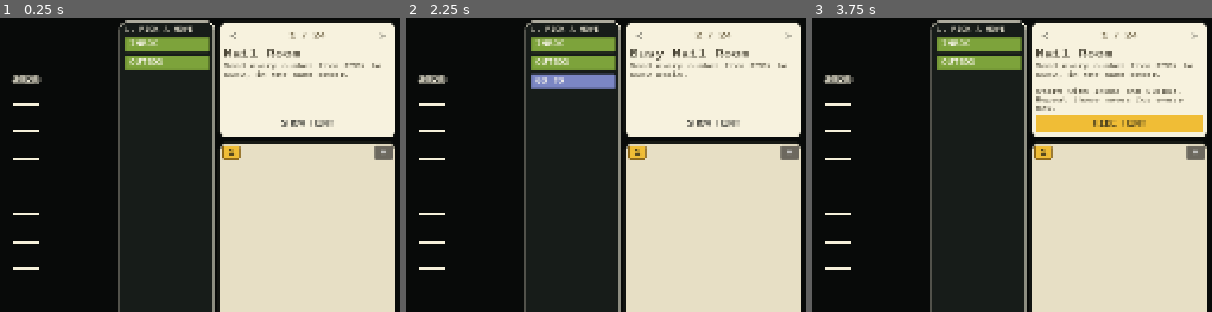
Above: before the commit, frames 1-3 (left to right).
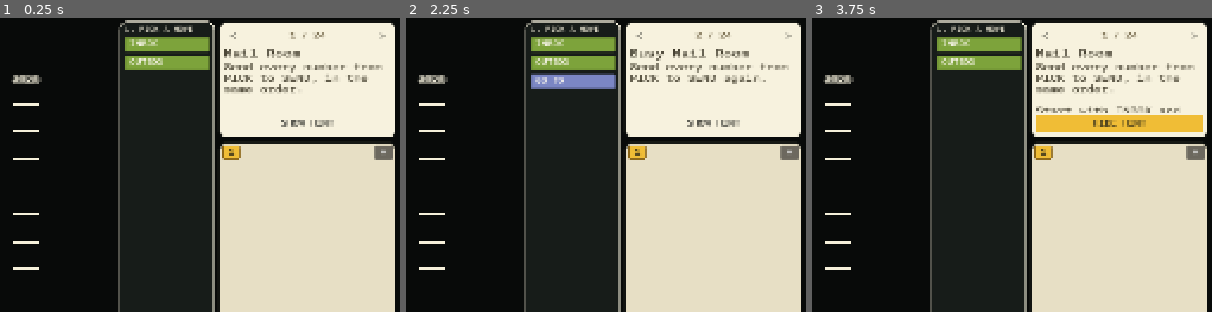
Above: after the commit, the same moments.

Repository: skdigilit/Human-Computer-Machine
Game: Godot game, scene res://game_main.tscn
The game is run twice, just before and just after one commit, with the same random seed, the same clock (stepped at 60 frames per second) and the same inputs.
Inputs:
- Up to frame 1 (0.25 s): no input
- Up to frame 2 (2.25 s): click "RUN" at 0.5 s; click "STEP" at 1.25 s; click ">" at 2 s
- Up to frame 3 (3.75 s): click "<" at 2.75 s; click "SHOW HINT" at 3.5 s
The pictures show only the part of the screen within x 50-100%, y 0-50%; the shares and areas given below are measured in that part.

The runs differ from the first frame. In frame 1, 1.3% of the frame differs, in the area x 56-96%, y 15-26%; in frame 2, 0.9%; in frame 3, 2.2%, in the area x 56-96%, y 15-33%.

Commit message:
resizeable ui boxes

Diff:
--- a/src/Game.gd
+++ b/src/Game.gd
@@ -15,7 +15,7 @@
 const ROOM_WIDTH_RATIO := 0.64
 const PALETTE_WIDTH_RATIO := 0.12
 const CONTROL_HEIGHT_RATIO := 0.10
-const BRIEFING_HEIGHT_RATIO := 0.30
+const BRIEFING_HEIGHT_RATIO := 0.25
 const MIN_ROOM_WIDTH := 720.0
 const MIN_PALETTE_WIDTH := 180.0
 const MIN_EDITOR_WIDTH := 330.0
@@ -24,6 +24,11 @@
 const MIN_PROGRAM_HEIGHT := 260.0
 const MAX_PROGRAM_PAGES := 3
 const DEFAULT_SAVE_PATH := "user://instruction_pages.json"
+const RESIZE_EDGE_THICKNESS := 10.0
+const RESIZE_NONE := 0
+const RESIZE_PALETTE_SPLIT := 1
+const RESIZE_EDITOR_SPLIT := 2
+const RESIZE_ROOM_SPLIT := 3
 
 var _level: Level
 var _levels: Array[Level] = []
@@ -43,6 +48,8 @@
 var _win_banner: Label
 var _room_visual_size: Vector2 = Vector2.ZERO
 var _palette_sidebar_ratio: float = 0.0
+var _editor_question_ratio: float = BRIEFING_HEIGHT_RATIO
+var _resize_kind: int = RESIZE_NONE
 
 var _running: bool = false
 var _busy: bool = false
@@ -76,19 +83,20 @@
 		_layout_panels(get_viewport_rect().size)
 
 func _input(event: InputEvent) -> void:
-	if not (event is InputEventKey):
-		return
-	var key := event as InputEventKey
-	if not key.pressed or key.echo:
-		return
-	if _is_scale_up_key(key):
-		if VisualTheme.adjust_user_ui_scale(1):
-			_apply_ui_scale()
-		accept_event()
-	elif _is_scale_down_key(key):
-		if VisualTheme.adjust_user_ui_scale(-1):
-			_apply_ui_scale()
-		accept_event()
+	if _handle_resize_input(event):
+		return
+	if event is InputEventKey:
+		var key := event as InputEventKey
+		if not key.pressed or key.echo:
+			return
+		if _is_scale_up_key(key):
+			if VisualTheme.adjust_user_ui_scale(1):
+				_apply_ui_scale()
+			accept_event()
+		elif _is_scale_down_key(key):
+			if VisualTheme.adjust_user_ui_scale(-1):
+				_apply_ui_scale()
+			accept_event()
 
 # --- Construction -------------------------------------------------------------
 
@@ -165,7 +173,7 @@
 	var editor_width: float = widths[2]
 
 	var editor_stack_height := maxf(1.0, top_height - gap)
-	var briefing_height := editor_stack_height * 0.25
+	var briefing_height := editor_stack_height * _clamped_editor_question_ratio(editor_stack_height)
 	var program_height := editor_stack_height - briefing_height
 
 	_room.position = Vector2(gap, gap)
@@ -197,10 +205,29 @@
 	var base_right_width := maxf(1.0, content_width - base_room_width)
 	var right_width := clampf(base_right_width * ui_scale, 1.0, content_width - room_min)
 	var room_width := content_width - right_width
-	var palette_ratio := clampf(_palette_sidebar_ratio, 0.18, 0.42)
+	var ratio_bounds := _palette_sidebar_ratio_bounds(right_width)
+	var palette_ratio := clampf(_palette_sidebar_ratio, ratio_bounds.x, ratio_bounds.y)
 	var palette_width := right_width * palette_ratio
 	var editor_width := right_width - palette_width
 	return [room_width, palette_width, editor_width]
+
+func _palette_sidebar_ratio_bounds(right_width: float) -> Vector2:
+	if right_width <= 1.0:
+		return Vector2(0.12, 0.88)
+	var min_ratio := clampf(_min_palette_width() / right_width, 0.12, 0.65)
+	var max_ratio := clampf(1.0 - _min_editor_width() / right_width, 0.35, 0.88)
+	if min_ratio > max_ratio:
+		return Vector2(0.12, 0.88)
+	return Vector2(min_ratio, max_ratio)
+
+func _clamped_editor_question_ratio(stack_height: float) -> float:
+	if stack_height <= 1.0:
+		return BRIEFING_HEIGHT_RATIO
+	var min_ratio := clampf(_min_briefing_height() / stack_height, 0.12, 0.80)
+	var max_ratio := clampf(1.0 - _min_program_height() / stack_height, 0.20, 0.88)
+	if min_ratio > max_ratio:
+		return clampf(_editor_question_ratio, 0.12, 0.88)
+	return clampf(_editor_question_ratio, min_ratio, max_ratio)
 
 func _panel_gap() -> float:
 	return VisualTheme.scaled(PANEL_GAP, 4.0, 36.0)
@@ -261,6 +288,124 @@
 			return true
 	return false
 
+func _handle_resize_input(event: InputEvent) -> bool:
+	if event is InputEventMouseButton:
+		var button := event as InputEventMouseButton
+		if button.button_index != MOUSE_BUTTON_LEFT:
+			return false
+		if button.pressed:
+			_resize_kind = _resize_edge_at(button.position, _event_resize_modifier_pressed(button))
+			if _resize_kind != RESIZE_NONE:
+				accept_event()
+				return true
+		elif _resize_kind != RESIZE_NONE:
+			_resize_kind = RESIZE_NONE
+			_update_resize_cursor(button.position, _event_resize_modifier_pressed(button))
+			accept_event()
+			return true
+	elif event is InputEventMouseMotion:
+		var motion := event as InputEventMouseMotion
+		if _resize_kind != RESIZE_NONE:
+			_apply_panel_resize(motion.position)
+			accept_event()
+			return true
+		_update_resize_cursor(motion.position, _event_resize_modifier_pressed(motion))
+	return false
+
+func _event_resize_modifier_pressed(event: InputEventWithModifiers) -> bool:
+	return event.ctrl_pressed or event.meta_pressed
+
+func _resize_edge_at(mouse_position: Vector2, modifier_pressed: bool) -> int:
+	if not modifier_pressed:
+		return RESIZE_NONE
+	var edge := _resize_edge_thickness()
+	if _horizontal_edge_hit(_briefing, mouse_position, true, edge) or _horizontal_edge_hit(_program_list, mouse_position, false, edge):
+		return RESIZE_EDITOR_SPLIT
+	if _vertical_edge_hit(_palette, mouse_position, false, edge):
+		return RESIZE_ROOM_SPLIT
+	if _vertical_edge_hit(_palette, mouse_position, true, edge):
+		return RESIZE_PALETTE_SPLIT
+	return RESIZE_NONE
+
+func _update_resize_cursor(mouse_position: Vector2, modifier_pressed: bool) -> void:
+	match _resize_edge_at(mouse_position, modifier_pressed):
+		RESIZE_PALETTE_SPLIT, RESIZE_ROOM_SPLIT:
+			Input.set_default_cursor_shape(Input.CURSOR_HSIZE)
+		RESIZE_EDITOR_SPLIT:
+			Input.set_default_cursor_shape(Input.CURSOR_VSIZE)
+		_:
+			Input.set_default_cursor_shape(Input.CURSOR_ARROW)
+
+func _resize_edge_thickness() -> float:
+	return VisualTheme.scaled(RESIZE_EDGE_THICKNESS, 6.0, 32.0)
+
+func _horizontal_edge_hit(control: Control, mouse_position: Vector2, bottom_edge: bool, edge: float) -> bool:
+	if control == null:
+		return false
+	var rect := control.get_global_rect()
+	var y := rect.end.y if bottom_edge else rect.position.y
+	return (
+		absf(mouse_position.y - y) <= edge
+		and mouse_position.x >= rect.position.x - edge
+		and mouse_position.x <= rect.end.x + edge
+	)
+
+func _vertical_edge_hit(control: Control, mouse_position: Vector2, right_edge: bool, edge: float) -> bool:
+	if control == null:
+		return false
+	var rect := control.get_global_rect()
+	var x := rect.end.x if right_edge else rect.position.x
+	return (
+		absf(mouse_position.x - x) <= edge
+		and mouse_position.y >= rect.position.y - edge
+		and mouse_position.y <= rect.end.y + edge
+	)
+
+func _apply_panel_resize(mouse_position: Vector2) -> void:
+	match _resize_kind:
+		RESIZE_PALETTE_SPLIT:
+			_resize_palette_split(mouse_position)
+		RESIZE_EDITOR_SPLIT:
+			_resize_editor_split(mouse_position)
+		RESIZE_ROOM_SPLIT:
+			_resize_room_split(mouse_position)
+	_layout_panels(get_viewport_rect().size)
+
+func _resize_palette_split(mouse_position: Vector2) -> void:
+	var right_width := _palette.size.x + _program_list.size.x
+	if right_width <= 1.0:
+		return
+	var palette_width := mouse_position.x - _palette.position.x
+	var ratio_bounds := _palette_sidebar_ratio_bounds(right_width)
+	_palette_sidebar_ratio = clampf(palette_width / right_width, ratio_bounds.x, ratio_bounds.y)
+
+func _resize_room_split(mouse_position: Vector2) -> void:
+	var viewport_size := get_viewport_rect().size
+	var gap := _panel_gap()
+	var content_width := maxf(1.0, viewport_size.x - gap * 4.0)
+	var right_min_width := _min_palette_width() + _min_editor_width()
+	var room_min_width := minf(_min_room_width(), maxf(320.0, content_width * 0.24))
+	var room_max_width := maxf(room_min_width, content_width - right_min_width)
+	var desired_room_width := clampf(mouse_position.x - gap * 2.0, room_min_width, room_max_width)
+	var ui_scale := VisualTheme.effective_ui_scale()
+	var desired_right_width := maxf(1.0, content_width - desired_room_width)
+	var base_room_width := content_width - desired_right_width / ui_scale
+	_room_visual_size.x = clampf(base_room_width, room_min_width, room_max_width)
+
+func _resize_editor_split(mouse_position: Vector2) -> void:
+	var stack_top := _briefing.position.y
+	var stack_height := _briefing.size.y + _program_list.size.y
+	if stack_height <= 1.0:
+		return
+	_editor_question_ratio = _clamped_ratio_for_height(mouse_position.y - stack_top, stack_height)
+
+func _clamped_ratio_for_height(height: float, stack_height: float) -> float:
+	var min_ratio := clampf(_min_briefing_height() / stack_height, 0.12, 0.80)
+	var max_ratio := clampf(1.0 - _min_program_height() / stack_height, 0.20, 0.88)
+	if min_ratio > max_ratio:
+		return clampf(height / stack_height, 0.12, 0.88)
+	return clampf(height / stack_height, min_ratio, max_ratio)
+
 func _wire_signals() -> void:
 	_control_bar.reset_requested.connect(_on_reset)
 	_control_bar.step_requested.connect(_on_step)
--- a/src/ui/BriefingNote.gd
+++ b/src/ui/BriefingNote.gd
@@ -82,7 +82,7 @@
 	_body.text = _problem_text
 	_body.autowrap_mode = TextServer.AUTOWRAP_WORD_SMART
 	_body.add_theme_color_override("font_color", Color.html("#4A4534"))
-	VisualTheme.apply_font_size(_body, 16, 6, 160)
+	VisualTheme.apply_font_size(_body, 22, 8, 160)
 	_body.size_flags_horizontal = Control.SIZE_EXPAND_FILL
 
 	var body_width := Control.new()
--- /dev/null
+++ b/tests/test_panel_resize.gd
@@ -0,0 +1,119 @@
+extends SceneTree
+
+## Verifies Ctrl/Command edge-dragging resizes the editor panels.
+
+func _init() -> void:
+	_run.call_deferred()
+
+func _run() -> void:
+	var game: Game = load("res://game_main.tscn").instantiate()
+	game._save_path = "user://panel_resize_test_%d.json" % Time.get_ticks_usec()
+	root.add_child(game)
+	for i in 4:
+		await process_frame
+
+	var initial_palette_width := game._palette.size.x
+	var initial_program_width := game._program_list.size.x
+	var initial_room_width := game._room.size.x
+	var initial_briefing_height := game._briefing.size.y
+	var initial_program_height := game._program_list.size.y
+
+	var palette_left_edge := Vector2(
+		game._palette.position.x,
+		game._palette.position.y + game._palette.size.y * 0.5
+	)
+	_modifier_drag(game, palette_left_edge, palette_left_edge - Vector2(80, 0), false)
+	for i in 2:
+		await process_frame
+
+	var palette_left_moved := game._palette.position.x < palette_left_edge.x - 10.0
+	var room_shrank := game._room.size.x < initial_room_width - 10.0
+	var palette_width_before_right_drag := game._palette.size.x
+	var program_width_before_right_drag := game._program_list.size.x
+
+	var palette_edge := Vector2(
+		game._palette.position.x + game._palette.size.x,
+		game._palette.position.y + game._palette.size.y * 0.5
+	)
+	_modifier_drag(game, palette_edge, palette_edge + Vector2(80, 0), true)
+	for i in 2:
+		await process_frame
+
+	var palette_grew := game._palette.size.x > palette_width_before_right_drag + 10.0
+	var editor_narrowed := game._program_list.size.x < program_width_before_right_drag - 10.0
+
+	var editor_edge := Vector2(
+		game._briefing.position.x + game._briefing.size.x * 0.5,
+		game._briefing.position.y + game._briefing.size.y
+	)
+	_modifier_drag(game, editor_edge, editor_edge + Vector2(0, 90), false)
+	for i in 2:
+		await process_frame
+
+	var briefing_grew := game._briefing.size.y > initial_briefing_height + 10.0
+	var program_shrank := game._program_list.size.y < initial_program_height - 10.0
+	var layout_clean := _regions_do_not_overlap(game) and _regions_inside_viewport(game, game.get_viewport_rect().size)
+	var passed := palette_left_moved and room_shrank and palette_grew and editor_narrowed and briefing_grew and program_shrank and layout_clean
+
+	if not passed:
+		print("palette_left_moved=", palette_left_moved, " initial=", palette_left_edge.x, " actual=", game._palette.position.x)
+		print("room_shrank=", room_shrank, " initial=", initial_room_width, " actual=", game._room.size.x)
+		print("palette_grew=", palette_grew, " initial=", initial_palette_width, " actual=", game._palette.size.x)
+		print("editor_narrowed=", editor_narrowed, " initial=", initial_program_width, " actual=", game._program_list.size.x)
+		print("briefing_grew=", briefing_grew, " initial=", initial_briefing_height, " actual=", game._briefing.size.y)
+		print("program_shrank=", program_shrank, " initial=", initial_program_height, " actual=", game._program_list.size.y)
+		print("layout_clean=", layout_clean)
+
+	print("RESULT: ", "PASS" if passed else "FAIL")
+	quit()
+
+func _modifier_drag(game: Game, start: Vector2, finish: Vector2, use_meta: bool) -> void:
+	var down := InputEventMouseButton.new()
+	down.position = start
+	down.button_index = MOUSE_BUTTON_LEFT
+	down.pressed = true
+	down.ctrl_pressed = not use_meta
+	down.meta_pressed = use_meta
+	game._input(down)
+
+	var move := InputEventMouseMotion.new()
+	move.position = finish
+	move.ctrl_pressed = not use_meta
+	move.meta_pressed = use_meta
+	game._input(move)
+
+	var up := InputEventMouseButton.new()
+	up.position = finish
+	up.button_index = MOUSE_BUTTON_LEFT
+	up.pressed = false
+	up.ctrl_pressed = not use_meta
+	up.meta_pressed = use_meta
+	game._input(up)
+
+func _regions_do_not_overlap(game: Game) -> bool:
+	var regions := [
+		game._room.get_global_rect(),
+		game._palette.get_global_rect(),
+		game._briefing.get_global_rect(),
+		game._program_list.get_global_rect(),
+		game._control_bar.get_global_rect(),
+	]
+	for i in regions.size():
+		for j in range(i + 1, regions.size()):
+			if regions[i].intersects(regions[j]):
+				return false
+	return true
+
+func _regions_inside_viewport(game: Game, viewport_size: Vector2) -> bool:
+	for rect in [
+		game._room.get_global_rect(),
+		game._palette.get_global_rect(),
+		game._briefing.get_global_rect(),
+		game._program_list.get_global_rect(),
+		game._control_bar.get_global_rect(),
+	]:
+		if rect.position.x < -0.01 or rect.position.y < -0.01:
+			return false
+		if rect.end.x > viewport_size.x + 0.01 or rect.end.y > viewport_size.y + 0.01:
+			return false
+	return true
